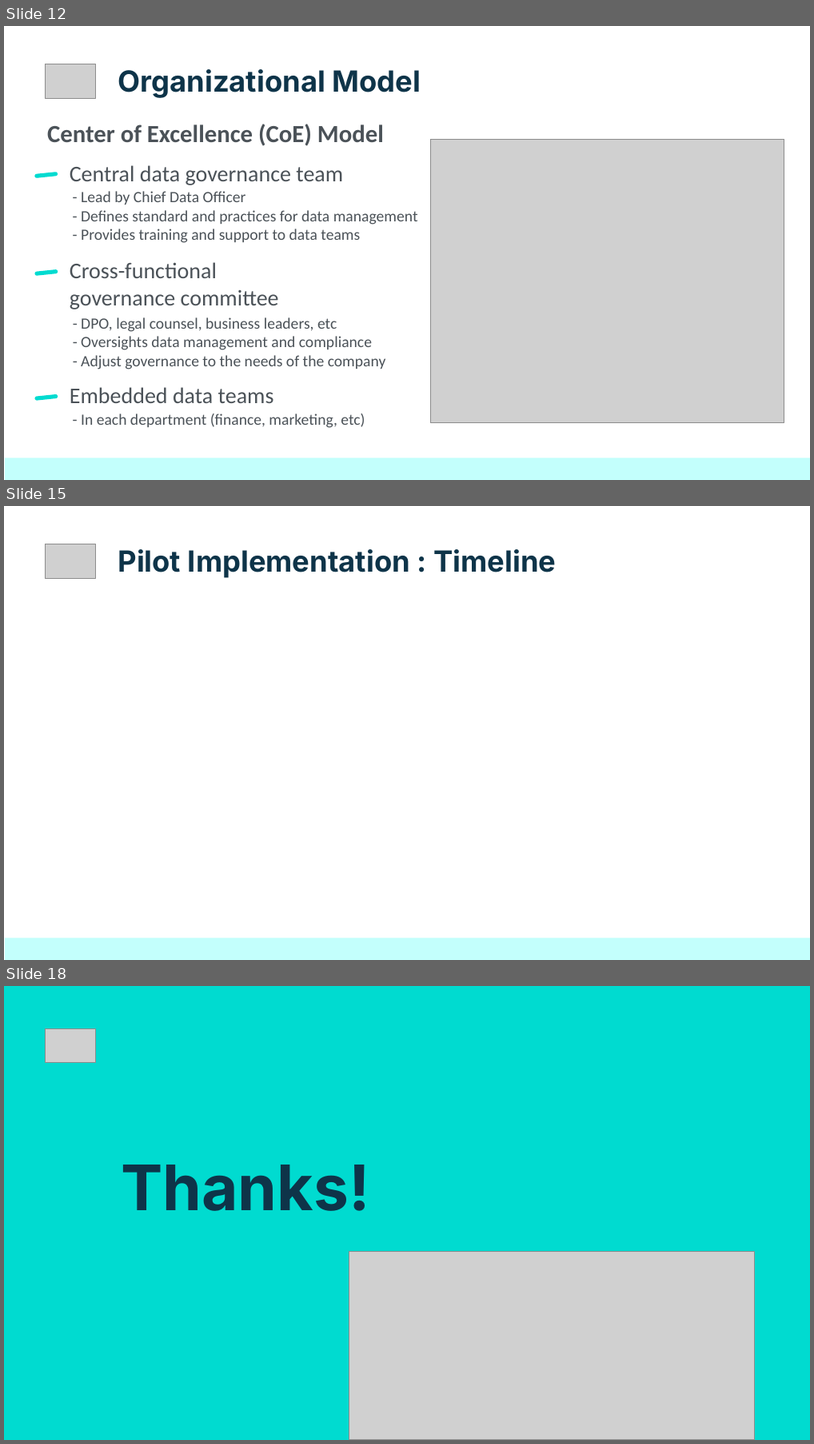
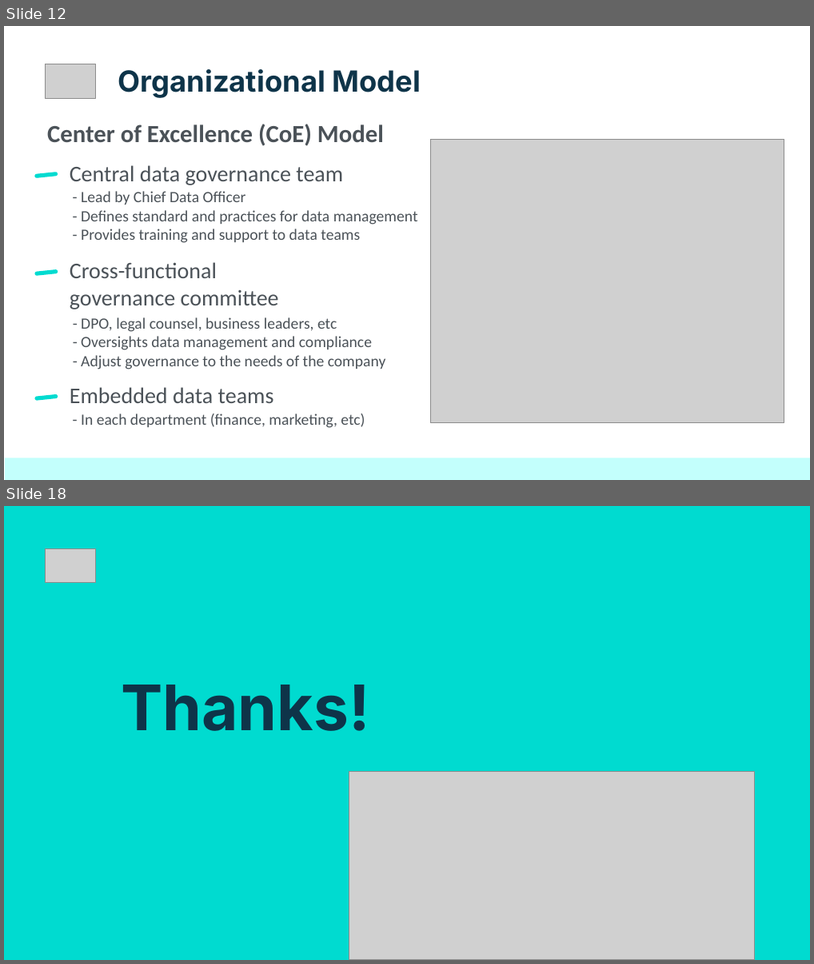
Before and after one commit to netesf13d/jedha-projects, a slide deck: 2-01-Spotify_Data_Governance/presentation/Presentation - 2-01 - Spotify Data Governance.odp. Shown one above the other, each under a label of ours: slides 12, 15 and 18 before the commit, slides 12 and 18 after it; the slides between them are not shown. The pictures are 814x1444 and 814x964 pixels, drawn with LibreOffice and Linux fonts; fonts in the diff are those of the drawing; grey boxes stand for pictures. Boxes give left, top, right and bottom in pixels: in the first picture for what was removed or moved away, otherwise in the second. Text is boxed around its words. In the diff, an @@ line names an element or a change of style, - is before the commit and + after.

```diff
--- a/2-01-Spotify_Data_Governance/presentation/Presentation - 2-01 - Spotify Data Governance.odp
+++ b/2-01-Spotify_Data_Governance/presentation/Presentation - 2-01 - Spotify Data Governance.odp
@@ slide 15 removed at (4, 506, 810, 960), background #FFFFFF @@
@@ picture removed at (45, 544, 96, 578) @@
@@ title removed at (118, 549, 556, 578) @@
-Pilot Implementation : Timeline
@@ rectangle removed at (5, 937, 810, 959) @@
```
Also in this commit, not shown: 4 slides changed, 5 slides added, 4 other slides removed, 4 other files.
